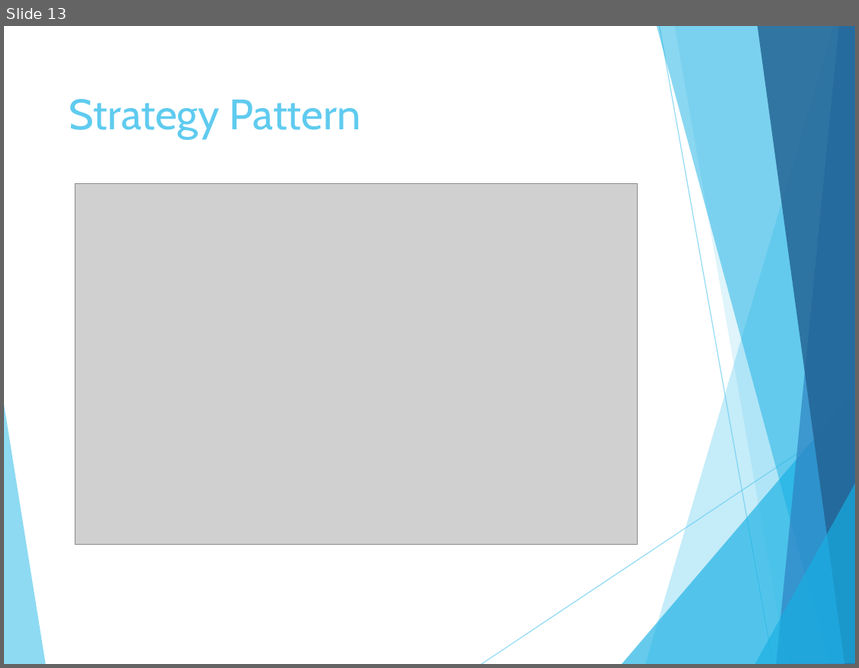
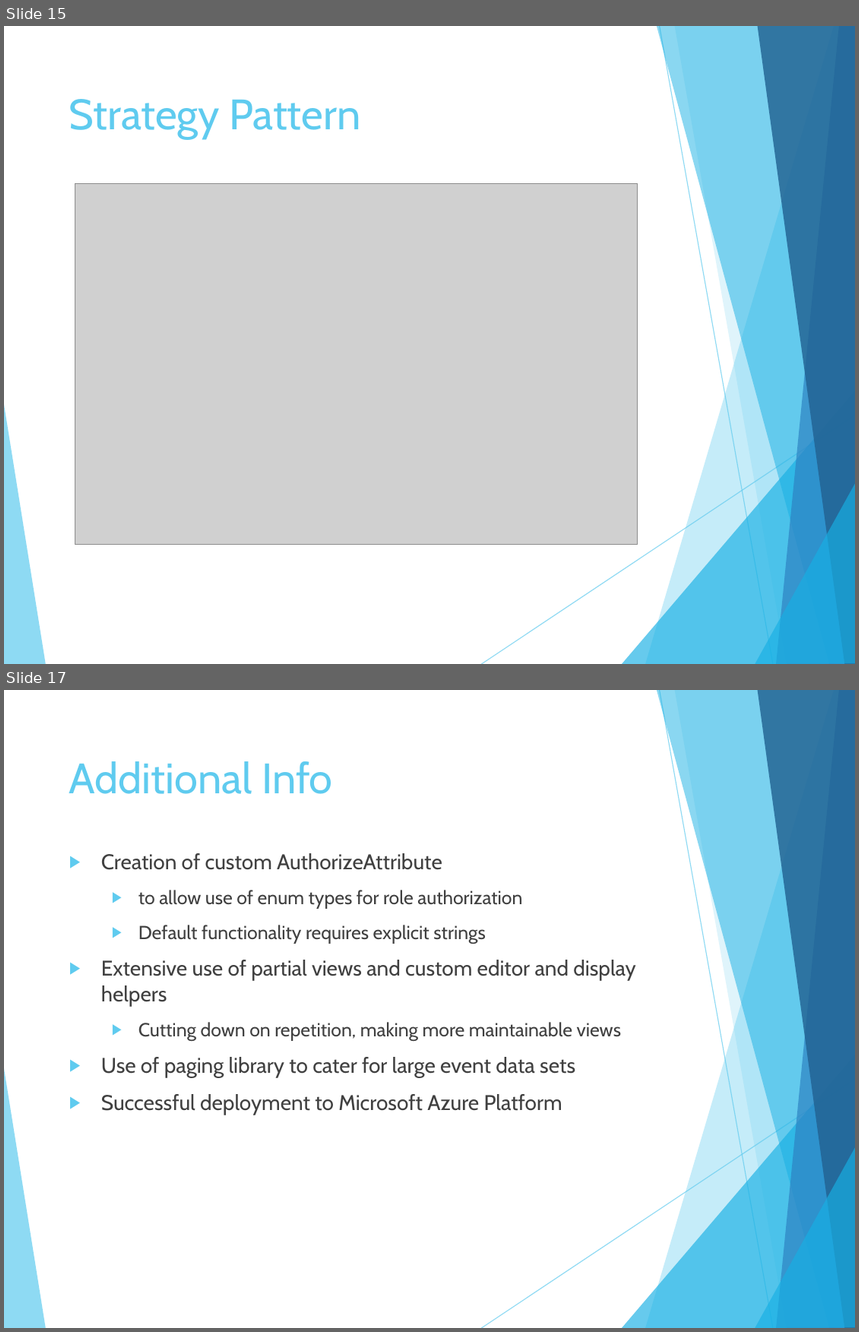
Before and after one commit to andburn-archive/maps-ent, a slide deck: documentation/Mapsago.pptx. Shown one above the other, each under a label of ours: slide 13 before the commit, slides 15 and 17 after it; the slides between them are not shown. The pictures are 859x668 and 859x1332 pixels, drawn with LibreOffice and Linux fonts; fonts in the diff are those of the drawing; grey boxes stand for pictures. Boxes give left, top, right and bottom in pixels: in the first picture for what was removed or moved away, otherwise in the second. Text is boxed around its words. In the diff, an @@ line names an element or a change of style, - is before the commit and + after.

```diff
--- a/documentation/Mapsago.pptx
+++ b/documentation/Mapsago.pptx
@@ slide 17 added at (4, 690, 855, 1328), background #FFFFFF; not listed: 10 template elements that a slide beside it also shows @@
@@ title added at (69, 761, 333, 794), 36 pt, text #5FCBEF @@
+Additional Info
@@ text added at (101, 853, 636, 1116), 18 pt, text #404040 @@
+▶ Creation of custom AuthorizeAttribute
+  ▶ to allow use of enum types for role authorization
+  ▶ Default functionality requires explicit strings
+▶ Extensive use of partial views and custom editor and display helpers
+  ▶ Cutting down on repetition, making more maintainable views
+▶ Use of paging library to cater for large event data sets
+▶ Successful deployment to Microsoft Azure Platform
@@ what was slide 13 is now slide 15 @@
```
Also in this commit, not shown: 4 slides changed, 3 other slides added, 11 other files.
